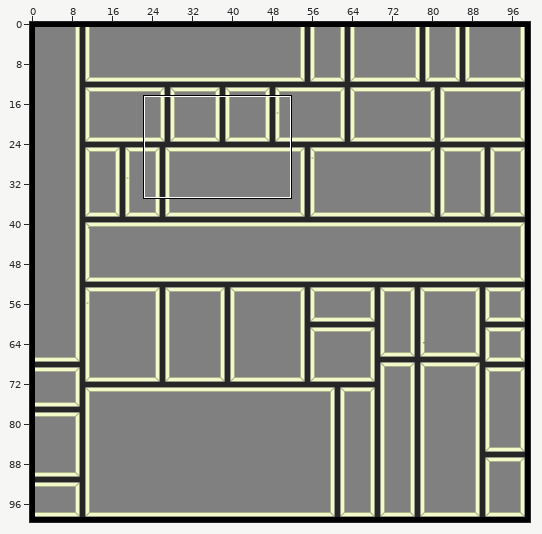
Two states of a Tiled map, desktop/Maps/test.tmx. The picture above shows the old version from afar; the outline marks the close-up.
Close-up. The starting point:
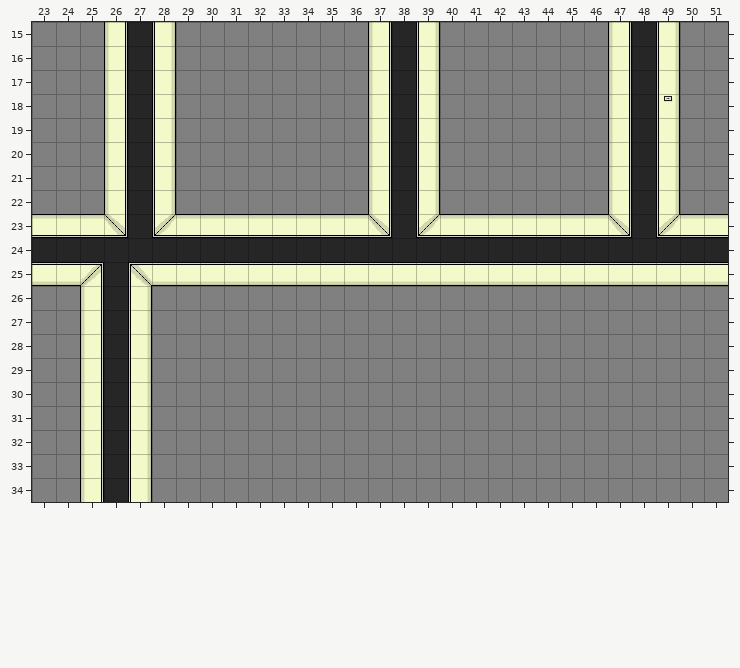
Cells are 32x32 px. Shown: x 23..51, y 15..34. The commit also changed other parts of the map, which this record leaves out.
The same view after the edit:
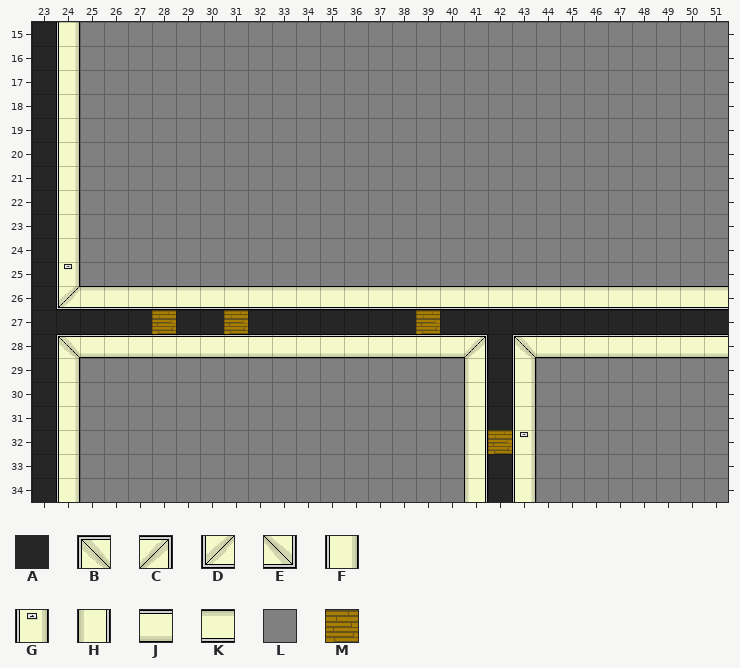
Key: from "Office01": A 0, B 2, C 3, D 4, E 5, F 10, G 13, H 20, J 30, K 40, L 50, M 99.
_ is an empty cell.
Diff:
Layer "tileLayer":
The author changed tile F to tile A in row 27 at x 27.
The author changed tile H to tile A in row 27 at x 25.
The author changed tile J to tile A in row 25 at x 23.
The author changed tile K to tile A in row 23 at x 23.
The author changed tile L to tile A in rows 15 to 22 at x 23; in row 26 at x 23; in row 27 at x 23 to 24, 29 to 30, 32 to 38 and 40 to 51; in rows 28 to 31 at x 23 and 42; in row 32 at x 23; in rows 33 to 34 at x 23 and 42.
The author changed tile L to tile B in row 28 at x 24 and 43.
The author changed tile L to tile C in row 28 at x 41.
The author changed tile L to tile D in row 26 at x 24.
The author changed tile A to tile F in row 24 at x 24.
The author changed tile K to tile F in row 23 at x 24.
The author changed tile L to tile F in rows 15 to 22 at x 24; in rows 29 to 31 at x 24 and 43; in row 32 at x 24; in rows 33 to 34 at x 24 and 43.
The author changed tile J to tile G in row 25 at x 24.
The author changed tile L to tile G in row 32 at x 43.
The author changed tile L to tile H in rows 29 to 34 at x 41.
The author changed tile A to tile J in row 28 at x 26.
The author changed tile F to tile J in row 28 at x 27.
The author changed tile H to tile J in row 28 at x 25.
The author changed tile L to tile J in row 28 at x 28 to 40 and 44 to 51.
The author changed tile A to tile K in row 26 at x 26.
The author changed tile F to tile K in row 26 at x 27.
The author changed tile H to tile K in row 26 at x 25.
The author changed tile L to tile K in row 26 at x 28 to 51.
The author changed tile A to tile L in rows 15 to 23 at x 27, 38 and 48; in row 24 at x 25 to 51; in row 25 at x 26; in rows 29 to 34 at x 26.
The author changed tile B to tile L in row 25 at x 27.
The author changed tile C to tile L in row 25 at x 25.
The author changed tile D to tile L in row 23 at x 28, 39 and 49.
The author changed tile E to tile L in row 23 at x 26, 37 and 47.
The author changed tile F to tile L in rows 15 to 17 at x 28, 39 and 49; in row 18 at x 28 and 39; in rows 19 to 22 at x 28, 39 and 49; in rows 29 to 34 at x 27.
The author changed tile G to tile L in row 18 at x 49.
The author changed tile H to tile L in rows 15 to 22 at x 26, 37 and 47; in rows 29 to 34 at x 25.
The author changed tile J to tile L in row 25 at x 28 to 51.
The author changed tile K to tile L in row 23 at x 25, 29 to 36, 40 to 46 and 50 to 51.
The author changed tile L to tile M in row 27 at x 28, 31 and 39; in row 32 at x 42.
Where, in picture pixels (left, top, right, bottom), the same in both close-ups:
changed: (32, 22, 728, 502)
